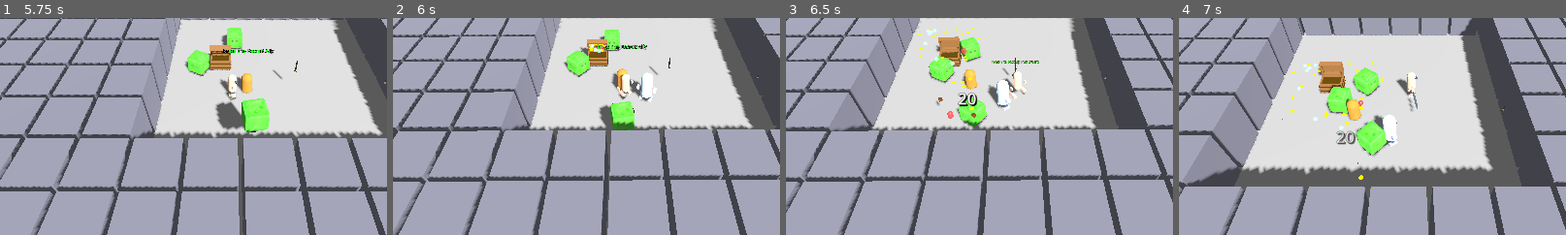
Above: before the commit, frames 1-4 (left to right).
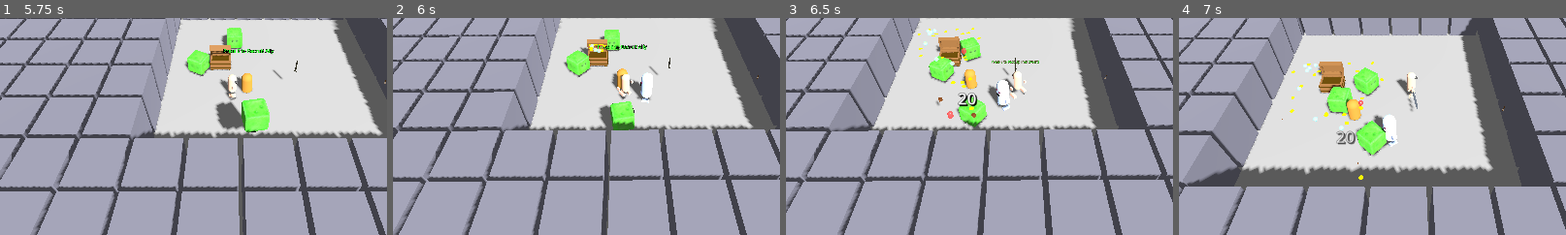
Above: after the commit, the same moments.

Repository: thaner66666666/game-1
Game: Godot game, scene res://Scenes/main.tscn
The game is run twice, just before and just after one commit, with the same random seed, the same clock (stepped at 60 frames per second) and the same inputs.
Inputs (mouse positions are % of the whole screen's width and height, from its top left):
- Up to frame 1 (5.75 s): tap Enter at 0.5, 4.25 s; move the mouse to (72, 45) at 0.52 s; hold D (move_right) 0.53-1.28 s; hold E (interaction) 0.53-1.28 s; click (72, 45) at 0.6 s; move the mouse to (30, 55) at 1.27 s; hold S (move_down) 1.28-2.03 s; tap E (interaction) at 1.35, 3.8, 4.35 s; click (30, 55) at 1.55 s; move the mouse to (60, 28) at 2.02 s; hold D (move_right) 2.03-2.78 s; hold E (interaction) 2.03-2.78 s; click (60, 28) at 2.1 s; move the mouse to (45, 70) at 2.77 s; hold W (move_up) 2.78-3.53 s; tap Space (dash) at 2.85, 3.5 s; click (45, 70) at 3.05 s; move the mouse to (80, 65) at 3.52 s; hold Q (drop_weapon) 3.53-4.28 s; hold A (move_left) 3.53-5.03 s; move the mouse to (20, 35) at 4.27 s; click (20, 35) at 4.55 s; move the mouse to (55, 50) at 5.02 s; hold S (move_down) from 5.03 s (still down); hold E (interaction) from 5.03 s (still down); click (55, 50) at 5.1 s
- Up to frame 2 (6 s): move the mouse to (35, 25) at 5.77 s; release S (move_down) at 5.78 s; release E (interaction) at 5.78 s; hold D (move_right) from 5.78 s (still down); tap E (interaction) at 5.85 s
- Up to frame 3 (6.5 s): keep holding D (move_right); click (35, 25) at 6.05 s
- Up to frame 4 (7 s): move the mouse to (72, 45) at 6.52 s; release D (move_right) at 6.53 s; hold W (move_up) from 6.53 s (still down); hold E (interaction) from 6.53 s (still down); click (72, 45) at 6.6 s
The pictures show only the part of the screen within x 20-70%, y 35-85%; the shares and areas given below are measured in that part.

Frame 1 is identical in both runs. In frame 2, 0.2% of the frame differs, in the area x 61-69%, y 29-40%; in frame 3, less than 0.1%; in frame 4, less than 0.1%.

Commit message:
Ally Debug

Diff:
--- a/dot gds/ally.gd
+++ b/dot gds/ally.gd
@@ -62,6 +62,11 @@
 	"""Initialize all ally systems in proper order"""
 	_find_player()
 	_create_visual_character()
+
+	# Wait an extra frame to ensure hands are fully created
+	await get_tree().process_frame
+	await get_tree().process_frame
+
 	_setup_animation_system()
 	_setup_combat_system()
 
@@ -88,6 +93,19 @@
 		mesh_instance.name = "MeshInstance3D"
 		add_child(mesh_instance)
 
+	# Create hand anchor nodes like the player has
+	var left_hand_anchor = Node3D.new()
+	left_hand_anchor.name = "LeftHandAnchor"
+	left_hand_anchor.position = Vector3(-0.44, -0.2, 0)
+	add_child(left_hand_anchor)
+
+	var right_hand_anchor = Node3D.new()
+	right_hand_anchor.name = "RightHandAnchor"
+	right_hand_anchor.position = Vector3(0.44, -0.2, 0)
+	add_child(right_hand_anchor)
+
+	print("✅ Ally: Created hand anchor nodes")
+
 	# Generate random character with ally-specific coloring
 	var config = CharacterGenerator.generate_random_character_config()
 	config["skin_tone"] = Color(0.7, 0.8, 1.0)  # Slightly blue-tinted for allies
@@ -95,9 +113,16 @@
 	# Apply appearance
 	CharacterAppearanceManager.create_player_appearance(self, config)
 
-	# Store hand references for weapon system
+	# Store hand references for weapon system - with debug
+	await get_tree().process_frame  # Wait one frame for hands to be created
 	left_hand = get_node_or_null("LeftHandAnchor/LeftHand")
 	right_hand = get_node_or_null("RightHandAnchor/RightHand")
+
+	print("🤝 Ally hand check - Left: ", left_hand != null, " Right: ", right_hand != null)
+	if left_hand:
+		print("🤝 Left hand path: ", left_hand.get_path())
+	if right_hand:
+		print("🤝 Right hand path: ", right_hand.get_path())
 
 	print("✅ Ally: Character appearance created")
 
@@ -114,19 +139,28 @@
 
 func _create_attack_animation():
 	"""Create a simple punch attack animation"""
-	if not animation_player or not left_hand or not right_hand:
+	if not animation_player:
+		print("❌ Ally: No animation player for attack animation")
+		return
+
+	# Refresh hand reference in case it wasn't set yet
+	if not right_hand:
+		right_hand = get_node_or_null("RightHandAnchor/RightHand")
+
+	if not right_hand:
+		print("❌ Ally: No right hand found for attack animation")
 		return
 
 	var animation = Animation.new()
 	animation.length = 0.4
 
-	# Create punch track
+	# Create punch track - use right hand like player does
 	var punch_track = animation.add_track(Animation.TYPE_POSITION_3D)
-	animation.track_set_path(punch_track, NodePath("LeftHandAnchor/LeftHand"))
-
-	# Punch positions
+	animation.track_set_path(punch_track, NodePath("RightHandAnchor/RightHand"))
+
+	# Punch positions (forward punch like player)
 	var start_pos = Vector3(0.0, 0.0, 0.0)
-	var punch_pos = Vector3(0.5, 0.0, 0.0)
+	var punch_pos = Vector3(0.0, 0.05, 0.6)  # Forward punch like player
 	var end_pos = start_pos
 
 	animation.track_insert_key(punch_track, 0.0, start_pos)
@@ -139,7 +173,33 @@
 	animation_player.add_animation_library("default", library)
 
 	# Connect animation finished signal
-	animation_player.animation_finished.connect(_on_attack_animation_finished)
+	if not animation_player.animation_finished.is_connected(_on_attack_animation_finished):
+		animation_player.animation_finished.connect(_on_attack_animation_finished)
+
+	print("✅ Ally: Attack animation created successfully")
+
+func _create_fallback_punch():
+	"""Create a simple punch effect without animation player"""
+	# Refresh hand reference in case it wasn't set yet
+	if not right_hand:
+		right_hand = get_node_or_null("RightHandAnchor/RightHand")
+
+	if not right_hand:
+		print("❌ Ally: No right hand for fallback punch")
+		return
+
+	print("🥊 Ally: Using fallback punch animation")
+	# Store original position
+	var original_pos = right_hand.position
+	# Create manual punch animation with Tween
+	var tween = create_tween()
+	tween.set_parallel(true)
+	# Punch forward
+	tween.tween_property(right_hand, "position", original_pos + Vector3(0, 0.05, 0.6), 0.2)
+	# Return to original position
+	tween.tween_property(right_hand, "position", original_pos, 0.2).set_delay(0.2)
+	# Mark attack as finished after animation
+	tween.tween_callback(func(): is_attacking = false).set_delay(0.4)
 
 func _setup_combat_system():
 	"""Setup combat detection and damage systems"""
@@ -276,9 +336,18 @@
 	is_attacking = true
 	attack_timer = attack_cooldown
 
-	# Play attack animation
+	# Debug attack system
+	print("🥊 Ally starting attack - Animation player exists: ", animation_player != null)
+	if animation_player:
+		print("🥊 Has attack animation: ", animation_player.has_animation("attack"))
+		print("🥊 Animation libraries: ", animation_player.get_animation_library_list())
+
+	# Play attack animation or fallback
 	if animation_player and animation_player.has_animation("attack"):
 		animation_player.play("attack")
+	else:
+		print("🥊 Ally: Animation not available, using fallback")
+		_create_fallback_punch()
 
 	# Deal damage after slight delay
 	get_tree().create_timer(0.2).timeout.connect(_deal_damage)
@@ -318,7 +387,8 @@
 	if direction.length() < 0.1:
 		return
 
-	var target_rotation = atan2(direction.x, direction.z)
+	# Fix: Face the enemy (not backwards)
+	var target_rotation = atan2(-direction.x, -direction.z)
 	rotation.y = lerp_angle(rotation.y, target_rotation, 0.1)
 	last_facing_direction = direction
 
--- a/dot gds/recruiter_npc.gd
+++ b/dot gds/recruiter_npc.gd
@@ -97,7 +97,8 @@
 		if new_ally.has_method("_create_visual"):
 			new_ally._create_visual()
 
-		new_ally.connect("ally_removed", Callable(self, "_on_ally_died"))
+		# Fix: connect to correct signal
+		new_ally.ally_died.connect(_on_ally_died)
 		_update_ui_units()
 		print("👤 Recruited new ally! Total allies: ", current_allies.size() + 1)
 	else:
